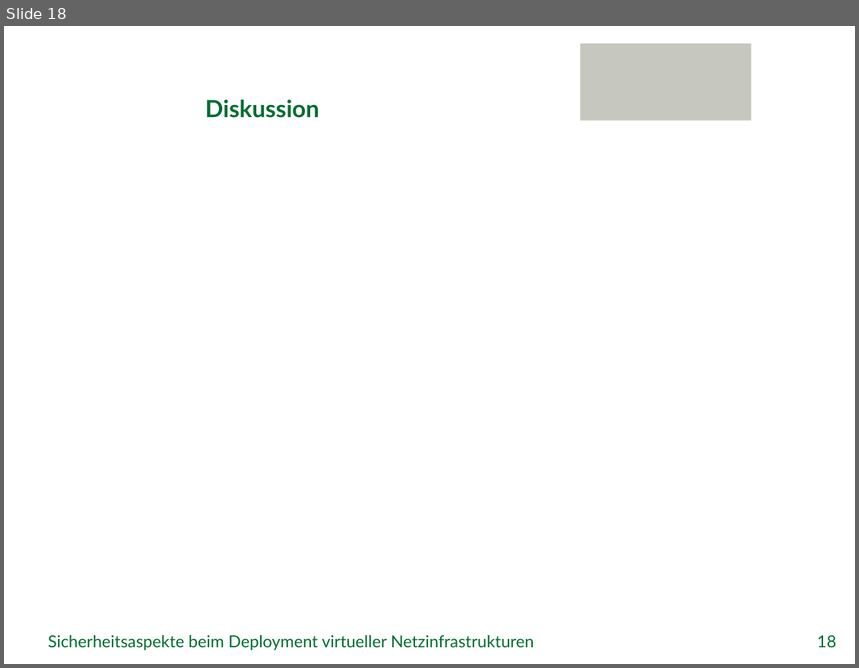
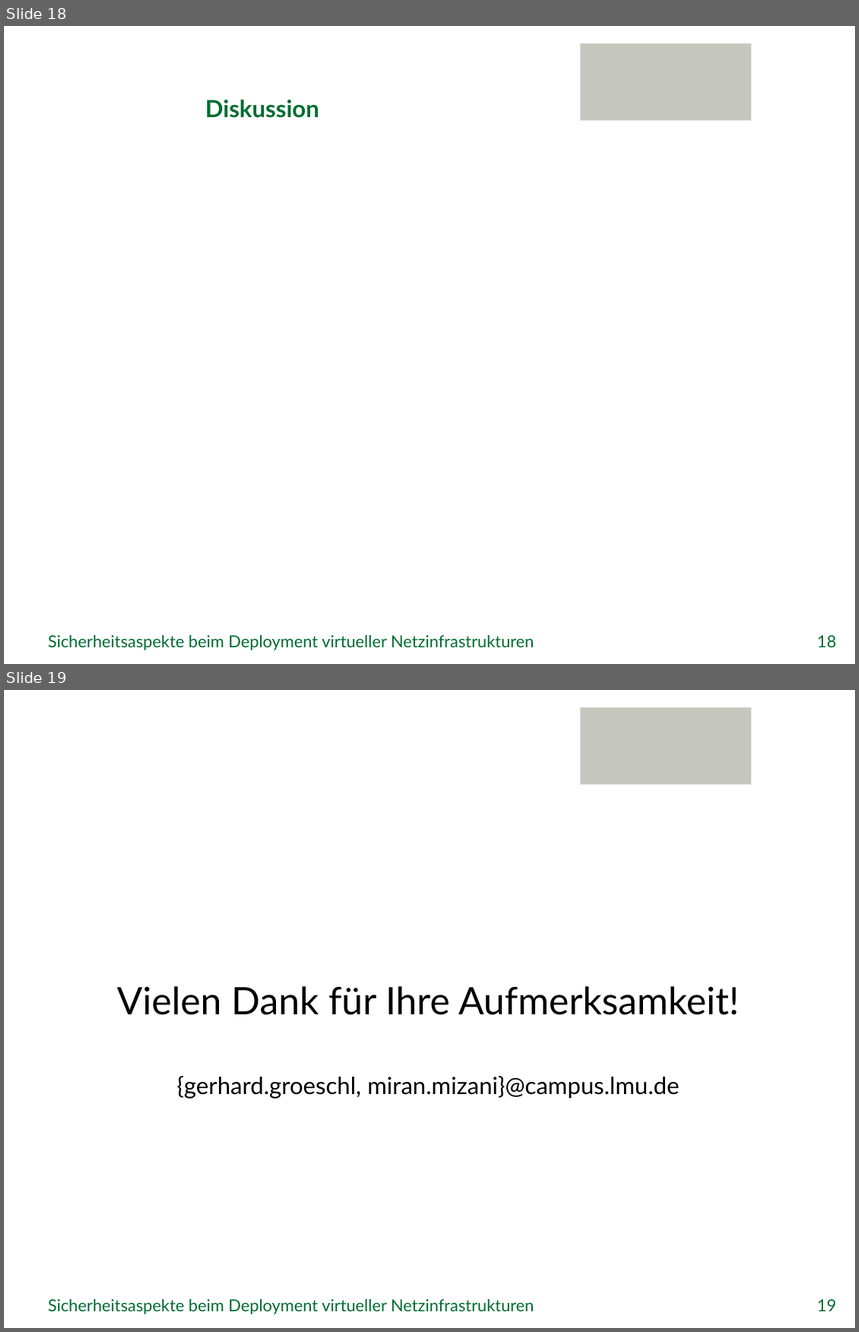
Before and after one commit to GeGroe/timvs, a slide deck: Referat/PowerPoint/TimvS_SVNE.pptx. Shown one above the other, each under a label of ours: slide 18 before the commit, slides 18 and 19 after it. The pictures are 859x668 and 859x1332 pixels, drawn with LibreOffice and Linux fonts; fonts in the diff are those of the drawing; background and template pictures are left out. Boxes give left, top, right and bottom in pixels: in the first picture for what was removed or moved away, otherwise in the second. Text is boxed around its words. In the diff, an @@ line names an element or a change of style, - is before the commit and + after.

Commit message:
'Vielen Dank'-Folie

```diff
--- a/Referat/PowerPoint/TimvS_SVNE.pptx
+++ b/Referat/PowerPoint/TimvS_SVNE.pptx
@@ slide 19 added at bbox=[4, 690, 855, 1328], background picture (left out); not listed: 1 template element that a slide beside it also shows @@
@@ text added at bbox=[117, 986, 740, 1099], 20 pt, text #000000 @@
+Vielen Dank für Ihre Aufmerksamkeit!
+{gerhard.groeschl, miran.mizani}@campus.lmu.de
@@ text added at bbox=[48, 1300, 534, 1315], 14 pt, text #006C30 @@
+Sicherheitsaspekte beim Deployment virtueller Netzinfrastrukturen
@@ page number added at bbox=[817, 1300, 836, 1312], 14 pt, text #006C30 @@
+19
```
